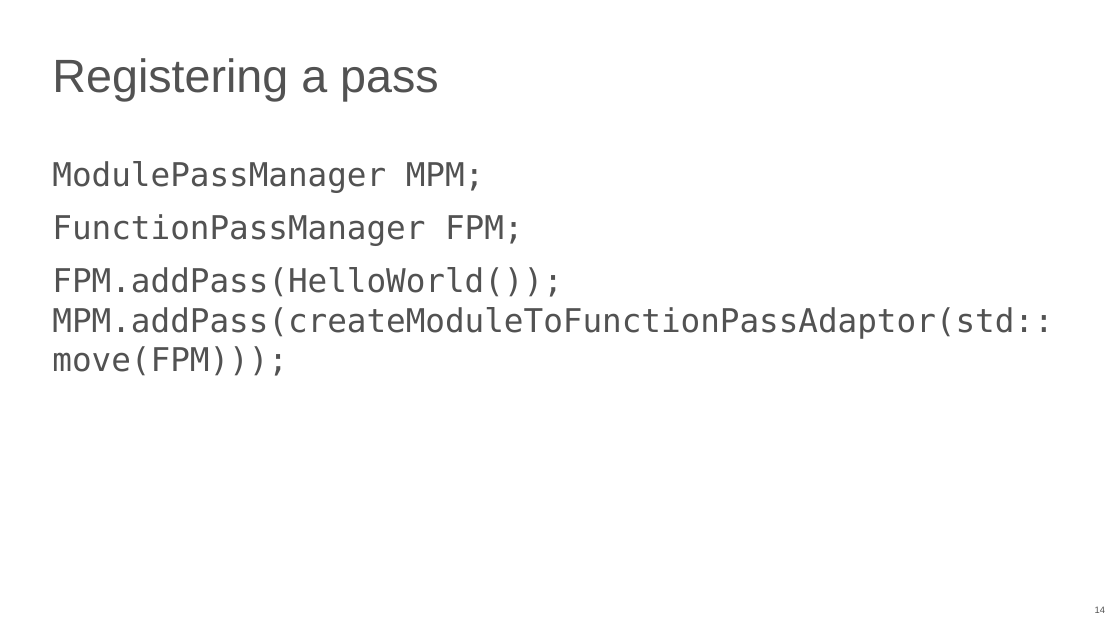
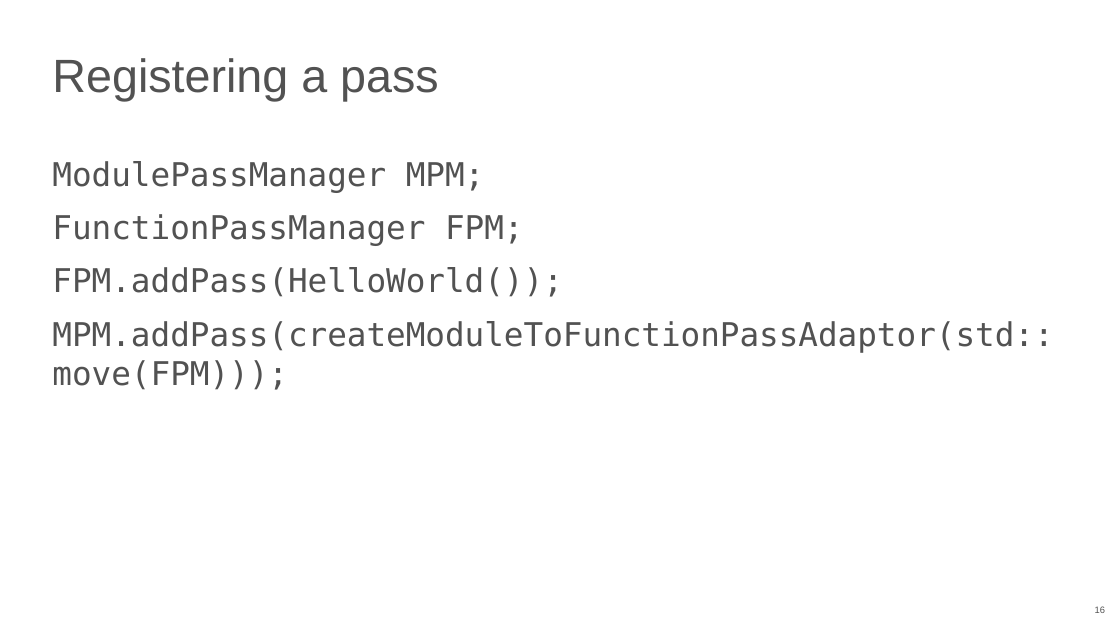
Before and after one commit to NN-complr-tech/Complr-course-lectures, a slide deck: slide 16 of 05-Optimizations-1.pptx (slide 14 before the commit). Drawn at 1120x630 pixels with LibreOffice and Linux fonts; fonts in the diff are those of the drawing. Boxes give left, top, right and bottom in pixels: in the first picture for what was removed or moved away, otherwise in the second. Text is boxed around its words. In the diff, an @@ line names an element or a change of style, - is before the commit and + after.

```diff
--- a/05-Optimizations-1.pptx
+++ b/05-Optimizations-1.pptx
@@ text at (52, 267, 1053, 390): text changed @@
-FPM.addPass(HelloWorld()); MPM.addPass(createModuleToFunctionPassAdaptor(std::move(FPM)));
+FPM.addPass(HelloWorld());
+MPM.addPass(createModuleToFunctionPassAdaptor(std::move(FPM)));
```
Also in this commit, not shown: 13 other slides changed, 7 slides added, 1 slide removed.
